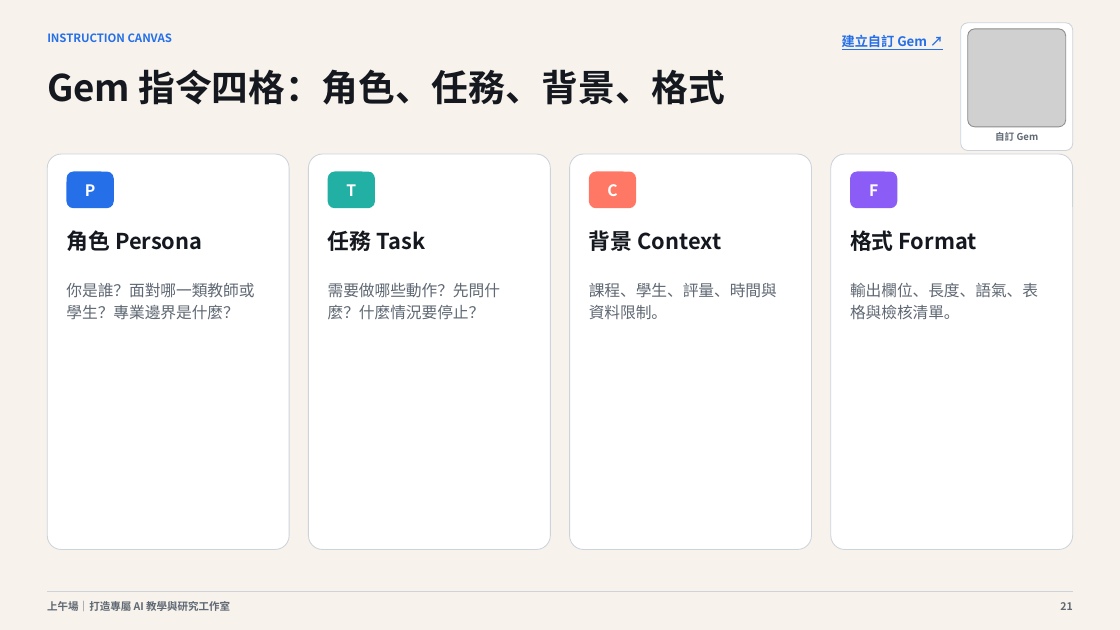
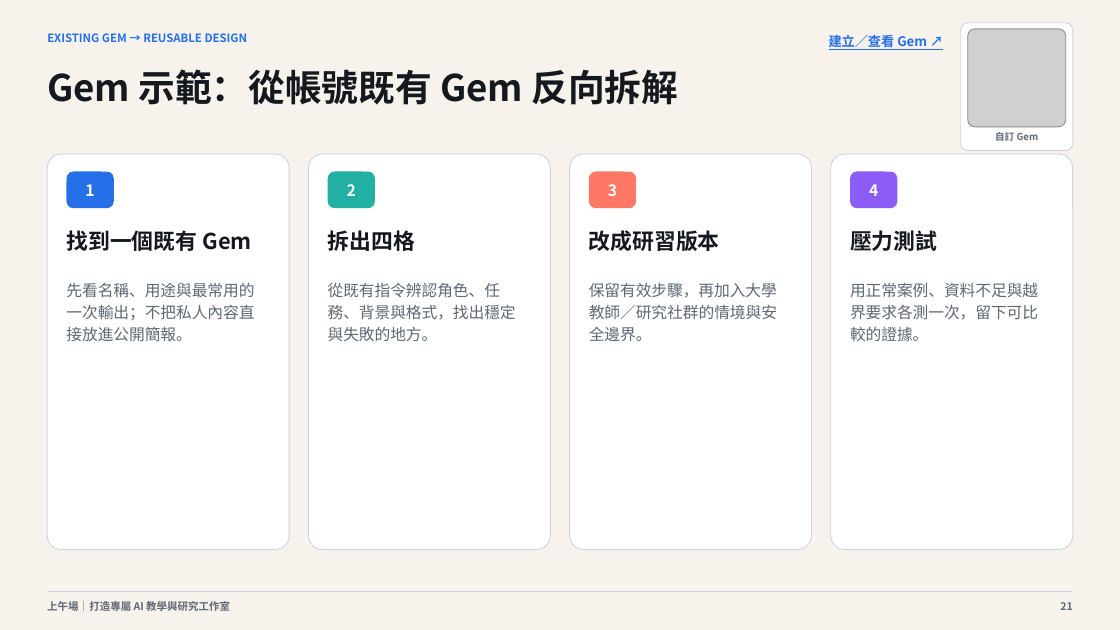
Before and after one commit to cagoooo/ncu-ai-agent-workshop-20260826, a slide deck: slide 21 of 01_簡報/上午場_打造專屬AI教學與研究工作室_20260826.pptx. Drawn at 1120x630 pixels with LibreOffice and Linux fonts; fonts in the diff are those of the drawing; grey boxes stand for pictures. Boxes give left, top, right and bottom in pixels: in the first picture for what was removed or moved away, otherwise in the second. Text is boxed around its words. In the diff, an @@ line names an element or a change of style, - is before the commit and + after.

```diff
--- a/01_簡報/上午場_打造專屬AI教學與研究工作室_20260826.pptx
+++ b/01_簡報/上午場_打造專屬AI教學與研究工作室_20260826.pptx
@@ text at (47,33,248,42): text changed @@
-INSTRUCTION CANVAS
+EXISTING GEM → REUSABLE DESIGN
@@ text at (829,34,927,50): text changed @@
-建立自訂 Gem ↗
+建立／查看 Gem ↗
@@ text at (47,69,679,105): text changed @@
-Gem 指令四格：角色、任務、背景、格式
+Gem 示範：從帳號既有 Gem 反向拆解
@@ text in rounded rectangle at (85,184,94,196): text changed @@
-P
+1
@@ text in rounded rectangle at (347,184,356,196): text changed @@
-T
+2
@@ text in rounded rectangle at (608,184,617,196): text changed @@
-C
+3
@@ text in rounded rectangle at (869,184,878,196): text changed @@
-F
+4
@@ text at (66,230,251,251): text changed @@
-角色 Persona
+找到一個既有 Gem
@@ text at (328,230,415,251): text changed @@
-任務 Task
+拆出四格
@@ text at (589,230,720,251): text changed @@
-背景 Context
+改成研習版本
@@ text at (850,230,937,251): text changed @@
-格式 Format
+壓力測試
@@ text at (66,283,254,341): text changed @@
-你是誰？面對哪一類教師或學生？專業邊界是什麼？
+先看名稱、用途與最常用的一次輸出；不把私人內容直接放進公開簡報。
@@ text at (328,283,516,341): text changed @@
-需要做哪些動作？先問什麼？什麼情況要停止？
+從既有指令辨認角色、任務、背景與格式，找出穩定與失敗的地方。
@@ text at (589,283,777,341): text changed @@
-課程、學生、評量、時間與資料限制。
+保留有效步驟，再加入大學教師／研究社群的情境與安全邊界。
@@ text at (850,283,1038,342): text changed @@
-輸出欄位、長度、語氣、表格與檢核清單。
+用正常案例、資料不足與越界要求各測一次，留下可比較的證據。
```
Also in this commit, not shown: 16 other slides changed, 8 other files.
